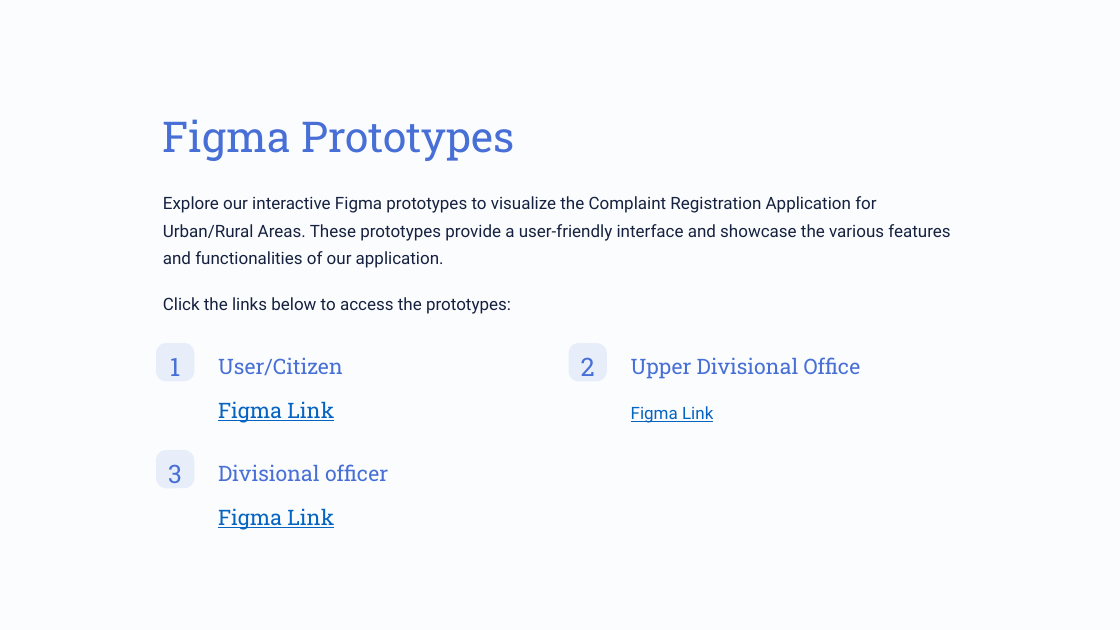
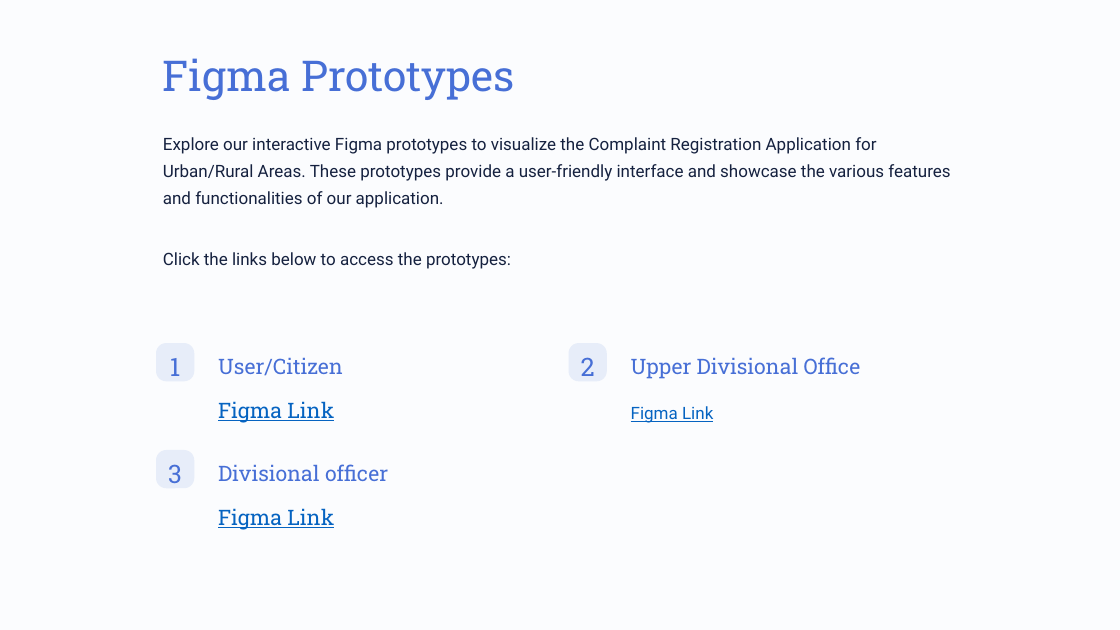
Before and after one commit to Roxhitttt/NMC-Final-Year-Project, a slide deck: slide 4 of NMC final yr project/Complaint-Registration-Application-for-UrbanRural-Areas.pptx. Drawn at 1120x630 pixels with LibreOffice and Linux fonts; fonts in the diff are those of the drawing. Boxes give left, top, right and bottom in pixels: in the first picture for what was removed or moved away, otherwise in the second. Text is boxed around its words. In the diff, an @@ line names an element or a change of style, - is before the commit and + after.

```diff
--- a/NMC final yr project/Complaint-Registration-Application-for-UrbanRural-Areas.pptx
+++ b/NMC final yr project/Complaint-Registration-Application-for-UrbanRural-Areas.pptx
@@ text "Figma Prototypes": place and size @@
-text "Figma Prototypes" at [163, 119, 515, 161]
+text "Figma Prototypes" at [163, 58, 515, 100]
@@ text "Explore our interactive Figma prototypes ...": place and size @@
-text "Explore our interactive Figma prototypes ..." at [163, 196, 950, 268]
+text "Explore our interactive Figma prototypes ..." at [163, 137, 950, 208]
@@ text "Click the links below to ...": place and size @@
-text "Click the links below to ..." at [163, 297, 511, 314]
+text "Click the links below to ..." at [163, 252, 511, 269]
```
Also in this commit, not shown: 4 other slides changed, 1 slide added, 8 other files.
